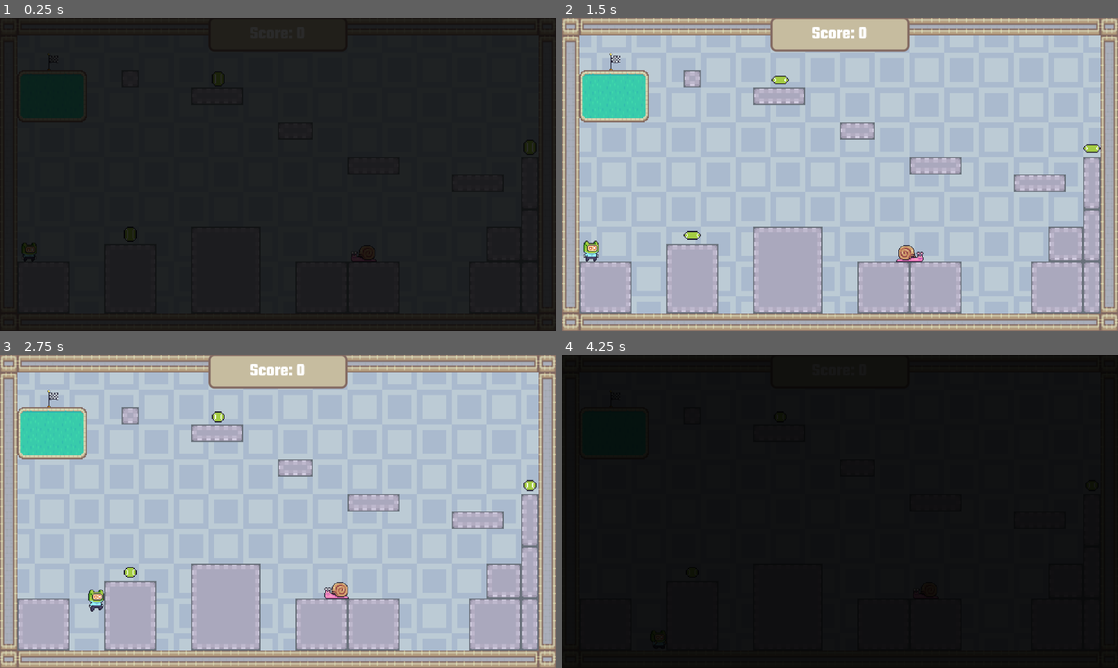
Above: before the commit, frames 1-4 (two rows, left to right).
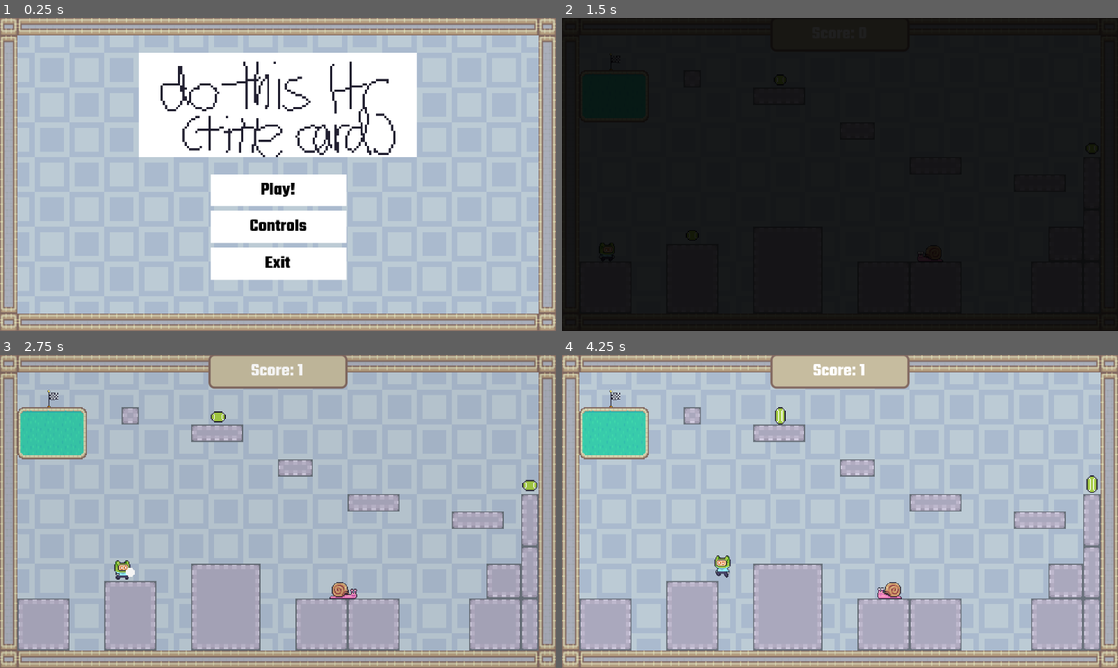
Above: after the commit, the same moments.

Repository: PokeGlitched/TheOutsideWorld
Game: Godot game, scene res://scenes/mainmenu.tscn
The game is run twice, just before and just after one commit, with the same random seed, the same clock (stepped at 60 frames per second) and the same inputs. Before the commit the project starts from res://scenes/main.tscn.
Inputs (mouse positions are in pixels of both pictures, inside the frame that each line leads up to):
- Up to frame 1 (0.25 s): no input
- Up to frame 2 (1.5 s): click (840, 227) at 0.5 s, where only the run after the commit has a clickable "Controls"; click (840, 190) at 1.25 s, where only the run after the commit has a clickable "Play!"
- Up to frame 3 (2.75 s): tap Enter at 2 s; move the mouse to (400, 495) at 2.02 s; hold Right (right) from 2.03 s (still down); tap Alt at 2.1 s; click (400, 495) at 2.17 s; tap Space (jump) at 2.27 s
- Up to frame 4 (4.25 s): move the mouse to (728, 527) at 2.77 s; tap Shift at 2.85 s; tap Space (jump) at 3.02 s; move the mouse to (895, 442) at 3.52 s; release Right (right) at 3.53 s; hold A (left) from 3.53 s (still down); tap Alt at 3.6 s

The runs differ from the first frame. In frame 1, 99% of the frame differs, in the area x 0-100%, y 0-100%; in frame 2, 100%; in frame 3, 0.8%; in frame 4, 100%.

Commit message:
made main menu (still have to set it up) and main menu graphics

Diff:
--- /dev/null
+++ b/assets/images/mainmenustuff/new_style_box_texture.tres
@@ -0,0 +1,8 @@
+[gd_resource type="StyleBoxTexture" format=3 uid="uid://bpvpotjtw3p8x"]
+
+[ext_resource type="Texture2D" uid="uid://411eufw76d17" path="res://assets/images/background/Blue.png" id="1_pgwis"]
+
+[resource]
+texture = ExtResource("1_pgwis")
+axis_stretch_horizontal = 1
+axis_stretch_vertical = 1
--- a/project.godot
+++ b/project.godot
@@ -11,7 +11,7 @@
 [application]
 
 config/name="TheOutsideWorld"
-run/main_scene="uid://mgnxs62jevsp"
+run/main_scene="uid://cq3knir2njs6y"
 config/features=PackedStringArray("4.7", "GL Compatibility")
 config/icon="res://icon.svg"
 
--- /dev/null
+++ b/scenes/mainmenu.tscn
@@ -0,0 +1,132 @@
+[gd_scene format=3 uid="uid://cq3knir2njs6y"]
+
+[ext_resource type="Script" uid="uid://30cu8hw4ilrg" path="res://scripts/mainmenu.gd" id="1_3vvtq"]
+[ext_resource type="FontFile" uid="uid://c4u76gef8wkl5" path="res://assets/fonts/Square-Black.ttf" id="1_5mbse"]
+[ext_resource type="StyleBox" uid="uid://bpvpotjtw3p8x" path="res://assets/images/mainmenustuff/new_style_box_texture.tres" id="1_r3g3c"]
+[ext_resource type="Texture2D" uid="uid://c50hvyygpmrer" path="res://assets/images/mainmenustuff/placeholder.png" id="3_3vvtq"]
+[ext_resource type="Texture2D" uid="uid://bnhm4b6s8qprk" path="res://assets/images/mainmenustuff/mmborder_theoutsideworld.png" id="3_s5g8n"]
+
+[sub_resource type="StyleBoxFlat" id="StyleBoxFlat_r3g3c"]
+bg_color = Color(1, 1, 1, 1)
+
+[sub_resource type="StyleBoxFlat" id="StyleBoxFlat_3vvtq"]
+bg_color = Color(0.5019608, 0.5019608, 0.5019608, 1)
+
+[sub_resource type="StyleBoxFlat" id="StyleBoxFlat_7yvfd"]
+bg_color = Color(0.7529412, 0.7529412, 0.7529412, 1)
+
+[sub_resource type="StyleBoxEmpty" id="StyleBoxEmpty_dfy5j"]
+
+[node name="main_menu" type="Control" unique_id=911025488]
+texture_filter = 1
+layout_mode = 3
+anchors_preset = 15
+anchor_right = 1.0
+anchor_bottom = 1.0
+grow_horizontal = 2
+grow_vertical = 2
+script = ExtResource("1_3vvtq")
+
+[node name="Panel" type="Panel" parent="." unique_id=1962847680]
+layout_mode = 1
+anchors_preset = 15
+anchor_right = 1.0
+anchor_bottom = 1.0
+grow_horizontal = 2
+grow_vertical = 2
+theme_override_styles/panel = ExtResource("1_r3g3c")
+
+[node name="TextureRect2" type="TextureRect" parent="Panel" unique_id=1321826658]
+layout_mode = 1
+anchors_preset = 15
+anchor_right = 1.0
+anchor_bottom = 1.0
+grow_horizontal = 2
+grow_vertical = 2
+texture = ExtResource("3_s5g8n")
+
+[node name="VBoxContainer" type="VBoxContainer" parent="." unique_id=166384786]
+layout_mode = 1
+anchors_preset = 8
+anchor_left = 0.5
+anchor_top = 0.5
+anchor_right = 0.5
+anchor_bottom = 0.5
+offset_left = -62.5
+offset_right = 62.5
+offset_bottom = 97.0
+grow_horizontal = 2
+grow_vertical = 2
+
+[node name="start" type="Button" parent="VBoxContainer" unique_id=606817347]
+texture_filter = 1
+layout_mode = 2
+size_flags_horizontal = 5
+size_flags_vertical = 3
+theme_override_colors/font_color = Color(0, 0, 0, 1)
+theme_override_colors/font_focus_color = Color(0, 0, 0, 1)
+theme_override_colors/font_pressed_color = Color(0, 0, 0, 1)
+theme_override_colors/font_hover_color = Color(0, 0, 0, 1)
+theme_override_colors/font_hover_pressed_color = Color(0, 0, 0, 1)
+theme_override_constants/h_separation = 20
+theme_override_fonts/font = ExtResource("1_5mbse")
+theme_override_styles/normal = SubResource("StyleBoxFlat_r3g3c")
+theme_override_styles/pressed = SubResource("StyleBoxFlat_3vvtq")
+theme_override_styles/hover = SubResource("StyleBoxFlat_7yvfd")
+theme_override_styles/focus = SubResource("StyleBoxEmpty_dfy5j")
+text = "Play!"
+
+[node name="controls" type="Button" parent="VBoxContainer" unique_id=1419994064]
+texture_filter = 1
+layout_mode = 2
+size_flags_horizontal = 5
+size_flags_vertical = 3
+theme_override_colors/font_color = Color(0, 0, 0, 1)
+theme_override_colors/font_focus_color = Color(0, 0, 0, 1)
+theme_override_colors/font_pressed_color = Color(0, 0, 0, 1)
+theme_override_colors/font_hover_color = Color(0, 0, 0, 1)
+theme_override_colors/font_hover_pressed_color = Color(0, 0, 0, 1)
+theme_override_constants/h_separation = 20
+theme_override_fonts/font = ExtResource("1_5mbse")
+theme_override_styles/normal = SubResource("StyleBoxFlat_r3g3c")
+theme_override_styles/pressed = SubResource("StyleBoxFlat_3vvtq")
+theme_override_styles/hover = SubResource("StyleBoxFlat_7yvfd")
+theme_override_styles/focus = SubResource("StyleBoxEmpty_dfy5j")
+text = "Controls"
+
+[node name="exit" type="Button" parent="VBoxContainer" unique_id=1497409665]
+texture_filter = 1
+layout_mode = 2
+size_flags_horizontal = 5
+size_flags_vertical = 3
+theme_override_colors/font_color = Color(0, 0, 0, 1)
+theme_override_colors/font_focus_color = Color(0, 0, 0, 1)
+theme_override_colors/font_pressed_color = Color(0, 0, 0, 1)
+theme_override_colors/font_hover_color = Color(0, 0, 0, 1)
+theme_override_colors/font_hover_pressed_color = Color(0, 0, 0, 1)
+theme_override_constants/h_separation = 20
+theme_override_fonts/font = ExtResource("1_5mbse")
+theme_override_styles/normal = SubResource("StyleBoxFlat_r3g3c")
+theme_override_styles/pressed = SubResource("StyleBoxFlat_3vvtq")
+theme_override_styles/hover = SubResource("StyleBoxFlat_7yvfd")
+theme_override_styles/focus = SubResource("StyleBoxEmpty_dfy5j")
+text = "Exit"
+
+[node name="TextureRect" type="TextureRect" parent="." unique_id=224919520]
+layout_mode = 1
+anchors_preset = -1
+anchor_left = 0.5
+anchor_top = 0.44500002
+anchor_right = 0.5
+anchor_bottom = 0.44500002
+offset_left = -128.0
+offset_top = -96.16
+offset_right = 128.0
+offset_bottom = -0.16000366
+grow_horizontal = 2
+grow_vertical = 2
+texture = ExtResource("3_3vvtq")
+
+[connection signal="pressed" from="VBoxContainer/start" to="." method="_on_start_pressed"]
+[connection signal="pressed" from="VBoxContainer/controls" to="." method="_on_controls_pressed"]
+[connection signal="pressed" from="VBoxContainer/exit" to="." method="_on_exit_pressed"]
--- /dev/null
+++ b/scripts/mainmenu.gd
@@ -0,0 +1,25 @@
+extends Control
+
+
+# Called when the node enters the scene tree for the first time.
+func _ready() -> void:
+	pass # Replace with function body.
+
+
+# Called every frame. 'delta' is the elapsed time since the previous frame.
+func _process(delta: float) -> void:
+	pass
+
+
+func _on_start_pressed() -> void:
+	get_tree().change_scene_to_file("res://scenes/main.tscn")
+
+
+
+func _on_controls_pressed() -> void:
+	pass # Replace with function body.
+
+
+
+func _on_exit_pressed() -> void:
+	get_tree().quit()
Binary file added: assets/images/mainmenustuff/mmborder_theoutsideworld.png
Not shown, added: assets/images/mainmenustuff/mmborder_theoutsideworld.png.import
Binary file added: assets/images/mainmenustuff/placeholder.png
Not shown, added: assets/images/mainmenustuff/placeholder.png.import
Not shown, added: scripts/mainmenu.gd.uid
